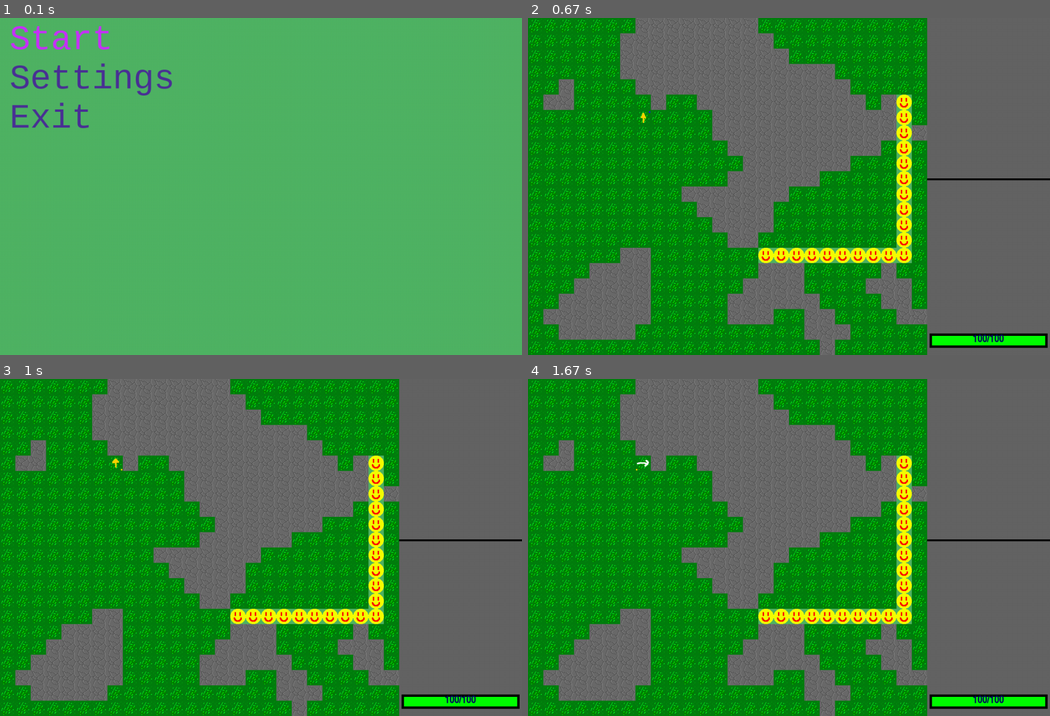
Above: before the commit, frames 1-4 (two rows, left to right).
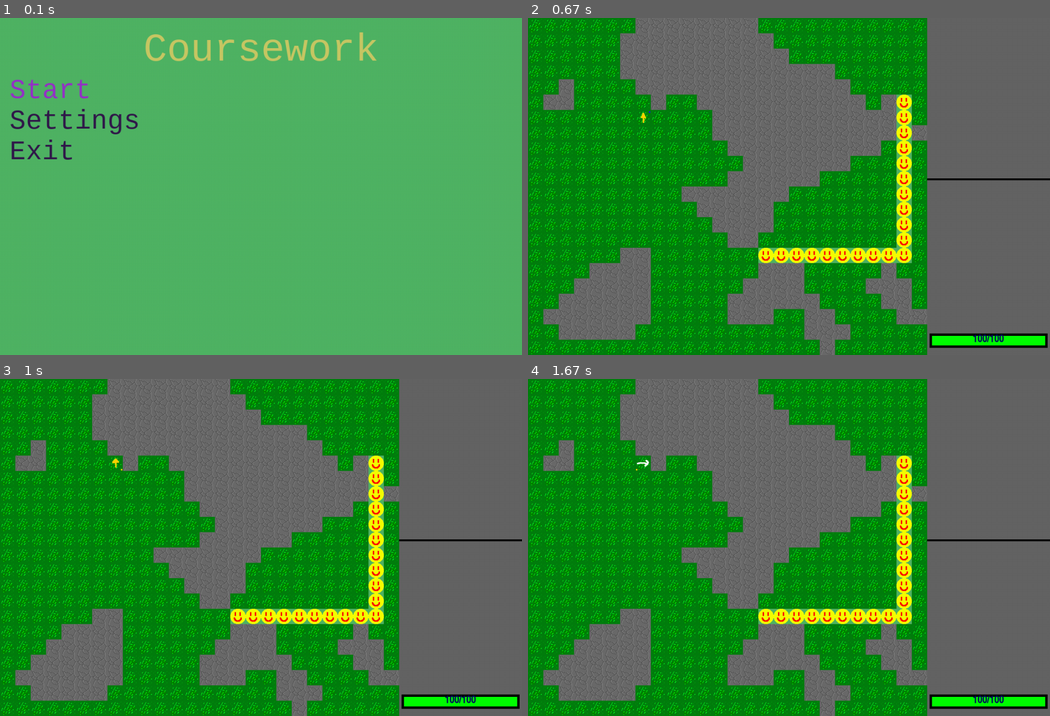
Above: after the commit, the same moments.

Repository: MaundyMoo/Coursework
Game: pygame game, started from Main.py
The game is run twice, just before and just after one commit, with the same random seed, the same clock (stepped at 60 frames per second) and the same inputs.
Inputs:
- Up to frame 1 (0.1 s): no input
- Up to frame 2 (0.67 s): tap Enter at 0.33 s
- Up to frame 3 (1 s): hold Up from 0.67 s (still down)
- Up to frame 4 (1.67 s): release Up at 1.13 s; hold Right 1.17-1.63 s

The runs differ from the first frame. In frame 1, 3.4% of the frame differs, in the area x 2-73%, y 2-43%; in frame 2, nothing differs; in frame 3, nothing differs; in frame 4, nothing differs.

Commit message:
Settings menu

Diff:
--- a/DatabaseHandler.py
+++ b/DatabaseHandler.py
@@ -16,8 +16,7 @@
         if not result:
             self.create_database()
         else:
-            self.create_player('Yeet')
-            print(self.get_players())
+            print('Found Database')
 
     def create_database(self):
         # Creates empty tables for the database
@@ -71,6 +70,3 @@
         SELECT UserName FROM Players
         ''')
         return self.cur.fetchall()
-
-
-test = Database()
--- a/Scenes.py
+++ b/Scenes.py
@@ -1,4 +1,4 @@
-import pygame, Image, Tiles, Constants, Entities, Pathfinding, Mapper
+import pygame, Image, Tiles, Constants, Entities, Pathfinding, Mapper, DatabaseHandler
 from random import choice
 class SceneBase:
     def __init__(self, WIDTH: int, HEIGHT: int):
@@ -18,8 +18,13 @@
 class TitleScene(SceneBase):
     def __init__(self, WIDTH: int, HEIGHT: int):
         super().__init__(WIDTH, HEIGHT)
-        self.Font = pygame.font.SysFont("Lucida Console", 72)
+        self.Font = pygame.font.SysFont("Lucida Console", 56)
+        self.TitleFont = pygame.font.SysFont("Lucida Console", 82)
+        self.backgroundColour = (80, 180, 100)
         self.menuPointer = 0
+
+        self.Title = self.TitleFont.render('Coursework', True, (200, 200, 100))
+        self.offset = 120
 
         # Dictionary that holds both the text to be displayed in
         # the menu as well as the corresponding function that
@@ -37,7 +42,7 @@
     def start(self):
         self.SwitchScene(GameScene(self.WIDTH, self.HEIGHT))
     def settings(self):
-        print('settings')
+        self.SwitchScene(SettingsScene(self.WIDTH, self.HEIGHT))
     def exit(self):
         self.Terminate()
 
@@ -47,9 +52,9 @@
         self.menu = []
         for i in range(0, len(self.dictOptions)):
             # Long ternary operator for adding text to the menu probably cleaner without tbh
-            self.menu.append(self.Font.render(self.dictOptions[i][0], True, (200, 50, 250))) \
+            self.menu.append(self.Font.render(self.dictOptions[i][0], True, (150, 50, 200))) \
                 if i == self.menuPointer \
-                else self.menu.append(self.Font.render(self.dictOptions[i][0], True, (75, 50, 150)))
+                else self.menu.append(self.Font.render(self.dictOptions[i][0], True, (50, 25, 75)))
 
     def ProcessInputs(self, events, pressed_keys):
         for event in events:
@@ -63,10 +68,41 @@
                     self.dictOptions[self.menuPointer][1]()
 
     def Render(self, screen):
-        screen.fill((80, 180, 100))
+        # Fills the screen with a constant colour
+        screen.fill(self.backgroundColour)
+        # Draws the title to the screen
+        # Screen.blit(surface, (left, top))
+        screen.blit(self.Title, ((Constants.SCREEN_WIDTH/2) - self.Title.get_width()/2, 20))
+        # Draws each option to the screen
         for i in range(0, len(self.menu)):
-            screen.blit(self.menu[i], (20, self.Font.get_height() * i + 5))
-
+            screen.blit(self.menu[i], (20, self.Font.get_height() * i + self.offset))
+
+class SettingsScene(TitleScene):
+    def __init__(self, WIDTH: int, HEIGHT: int):
+        super().__init__(WIDTH, HEIGHT)
+        self.backgroundColour = (200, 150, 100)
+        self.Database = DatabaseHandler.Database()
+
+        self.offset = 20
+        self.Title = self.TitleFont.render('', True, (200, 200, 100))
+
+        self.dictOptions = {
+                                0: ('Rebind Controls', self.foo),
+                                1: ('Load Profile', self.foo),
+                                2: ('New Profile', self.foo),
+                                3: ('Main Menu', self.MainMenu)
+                            }
+        # Rectangle used as border
+        # Rect((left, top), (width, height))
+        self.control_border = pygame.Rect((Constants.SCREEN_WIDTH/2)-5, 5, Constants.SCREEN_WIDTH/2, self.HEIGHT-10)
+    def foo(self):
+        print('temporary function')
+    def MainMenu(self):
+        self.SwitchScene(TitleScene(self.WIDTH, self.HEIGHT))
+    def Render(self, screen):
+        super().Render(screen)
+        # Draws a border where the controls / profile information will be shown
+        pygame.draw.rect(screen, (0, 0, 0), self.control_border, 10)
 
 class GameScene(SceneBase):
     def __init__(self, WIDTH: int, HEIGHT: int):
Binary file changed: res/Database.db
